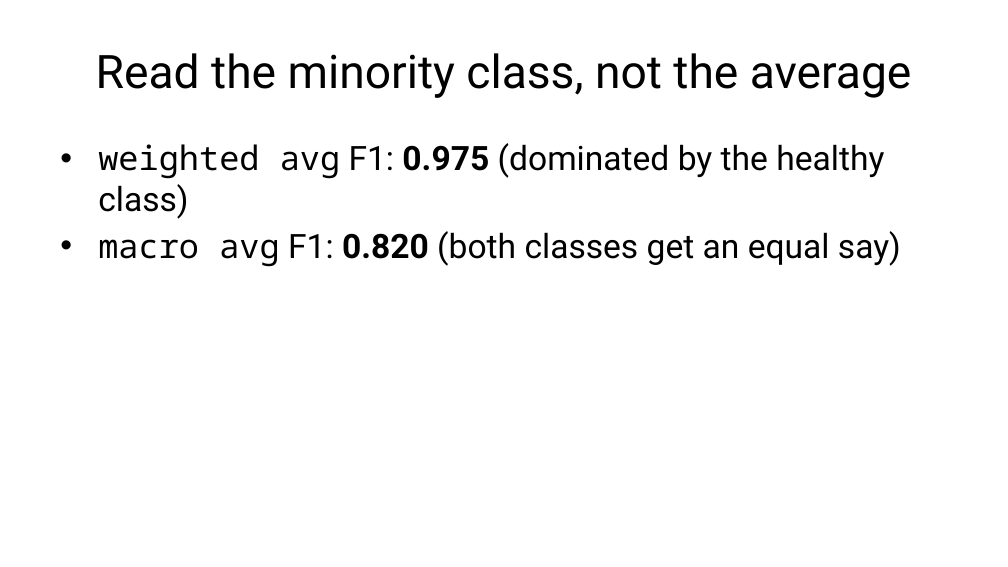
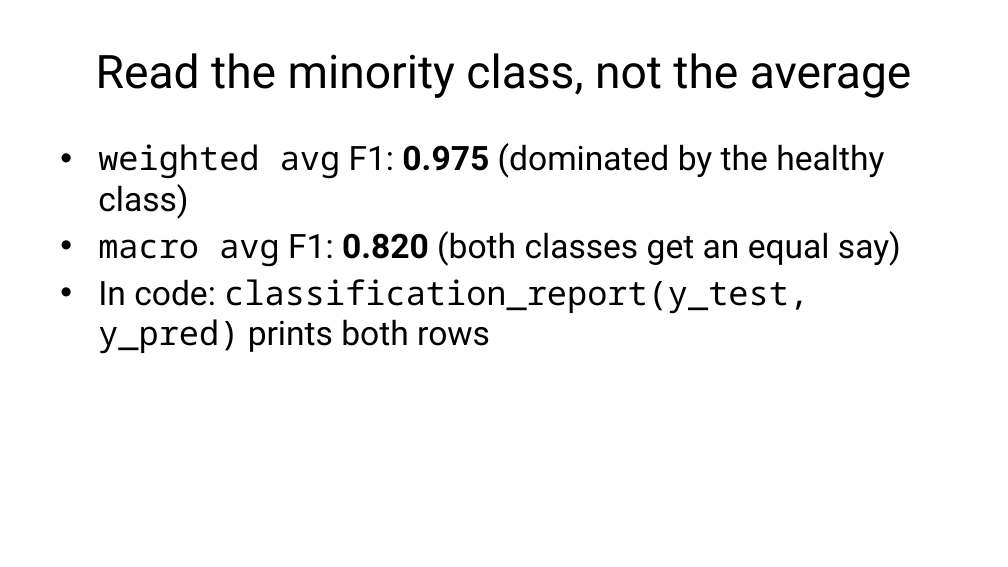
Before and after one commit to fabioantonini/technologies-for-artificial-intelligence, a slide deck: slide 29 of Lessons/04_classification_and_metrics/Slides/classification_and_metrics_slides.pptx. Drawn at 1008x567 pixels with LibreOffice and Linux fonts; fonts in the diff are those of the drawing; background and template pictures are left out. Boxes give left, top, right and bottom in pixels: in the first picture for what was removed or moved away, otherwise in the second. Text is boxed around its words. In the diff, an @@ line names an element or a change of style, - is before the commit and + after.

```diff
--- a/Lessons/04_classification_and_metrics/Slides/classification_and_metrics_slides.pptx
+++ b/Lessons/04_classification_and_metrics/Slides/classification_and_metrics_slides.pptx
@@ text at [98, 279, 809, 354]: paragraph added @@
+• In code: classification_report(y_test, y_pred) prints both rows
```
Also in this commit, not shown: 11 other slides changed, 1 slide added, 1 slide removed, 4 other files.
